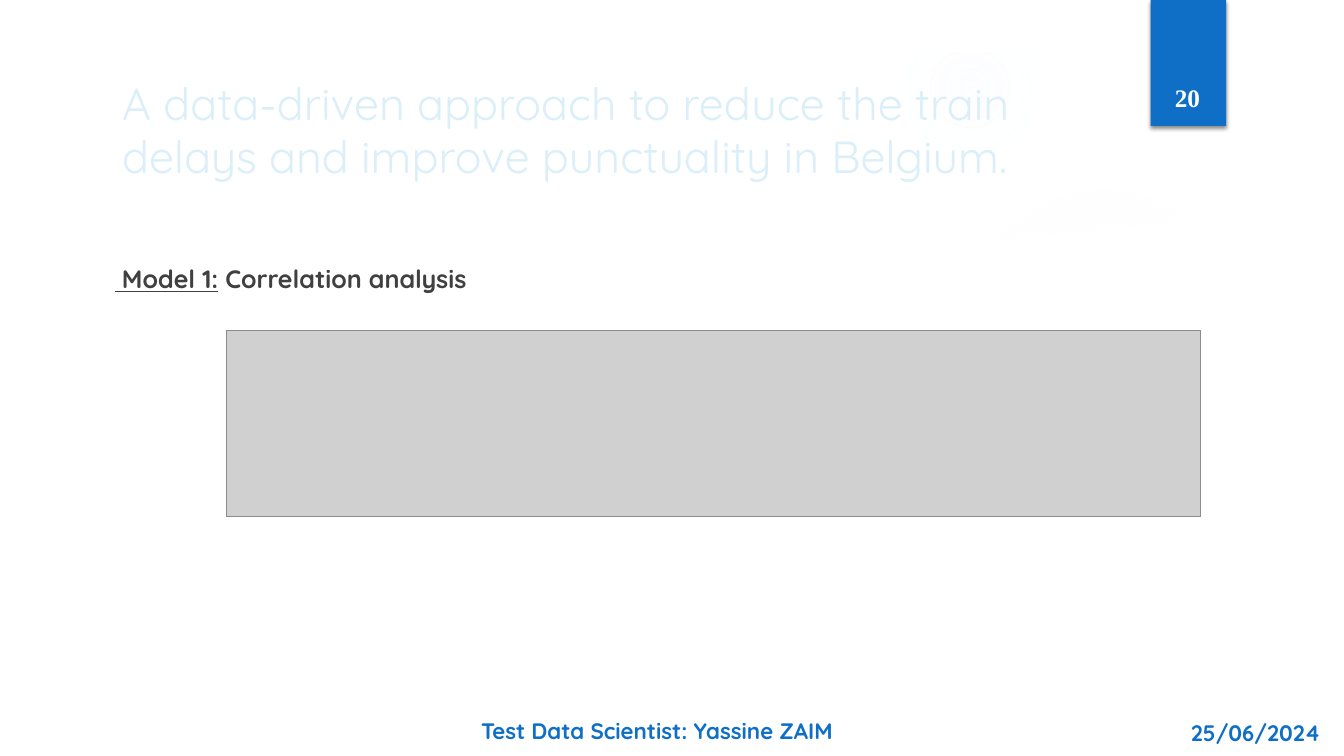
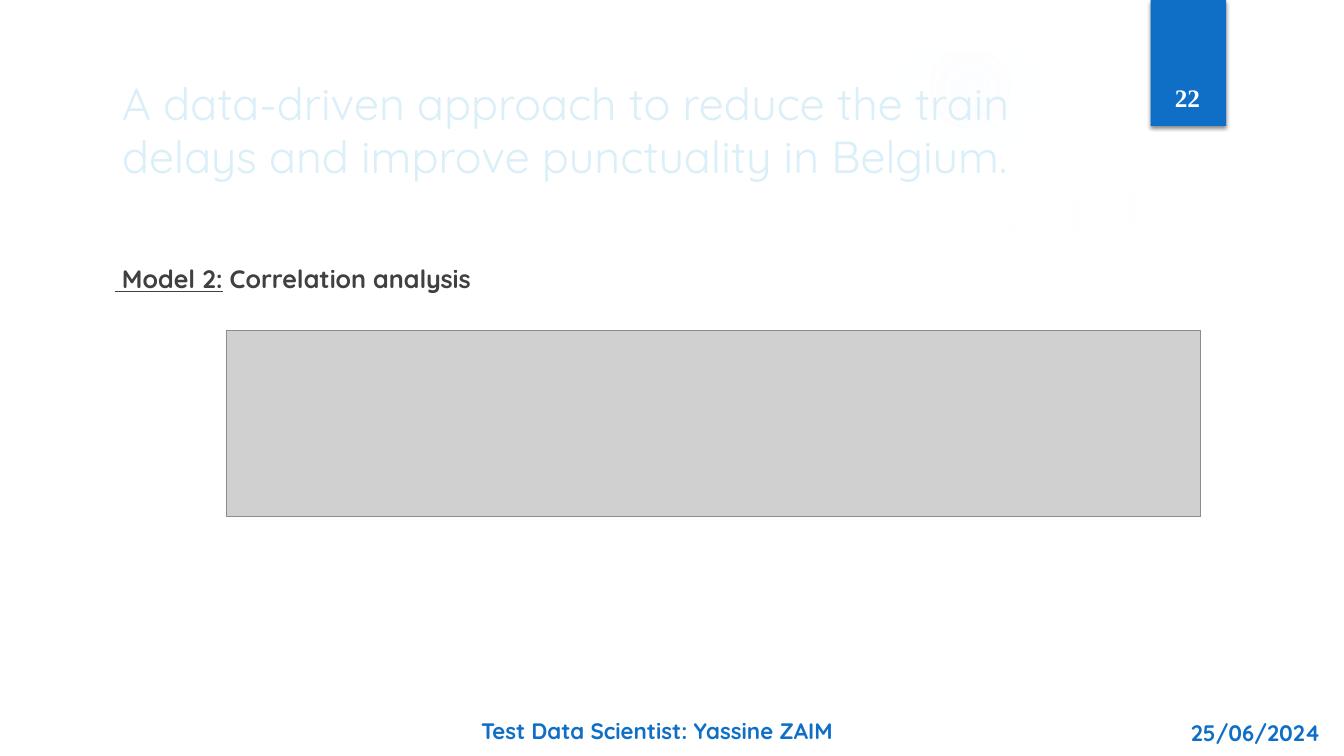
Before and after one commit to ZaimYassine/Ypto-test-Yassine-Zaim, a slide deck: slide 22 of Test_Data_Scientist_Yassine_ZAIM.pptx (slide 20 before the commit). Drawn at 1344x756 pixels with LibreOffice and Linux fonts; fonts in the diff are those of the drawing; grey boxes stand for pictures; background and template pictures are left out. Boxes give left, top, right and bottom in pixels: in the first picture for what was removed or moved away, otherwise in the second. Text is boxed around its words. In the diff, an @@ line names an element or a change of style, - is before the commit and + after.

```diff
--- a/Test_Data_Scientist_Yassine_ZAIM.pptx
+++ b/Test_Data_Scientist_Yassine_ZAIM.pptx
@@ page number at bbox=[1175, 90, 1200, 107]: text changed @@
-20
+22
@@ text at bbox=[122, 269, 471, 293]: text changed @@
-Model 1: Correlation analysis
+Model 2: Correlation analysis
```
Also in this commit, not shown: 11 other slides changed, 1 slide added, 2 other files.
